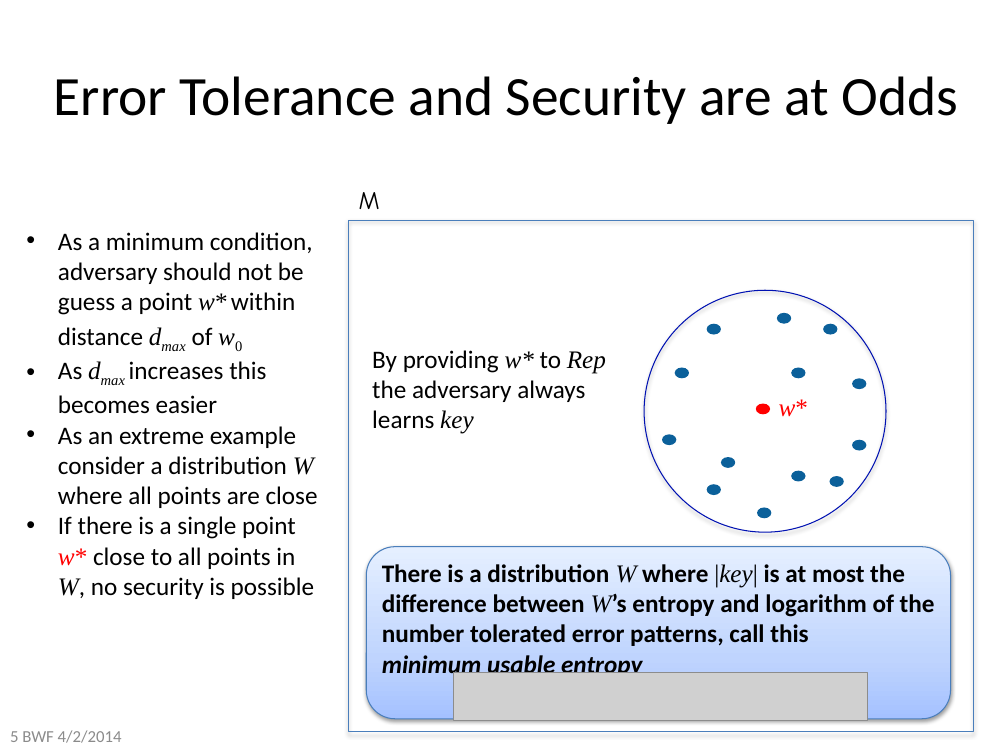
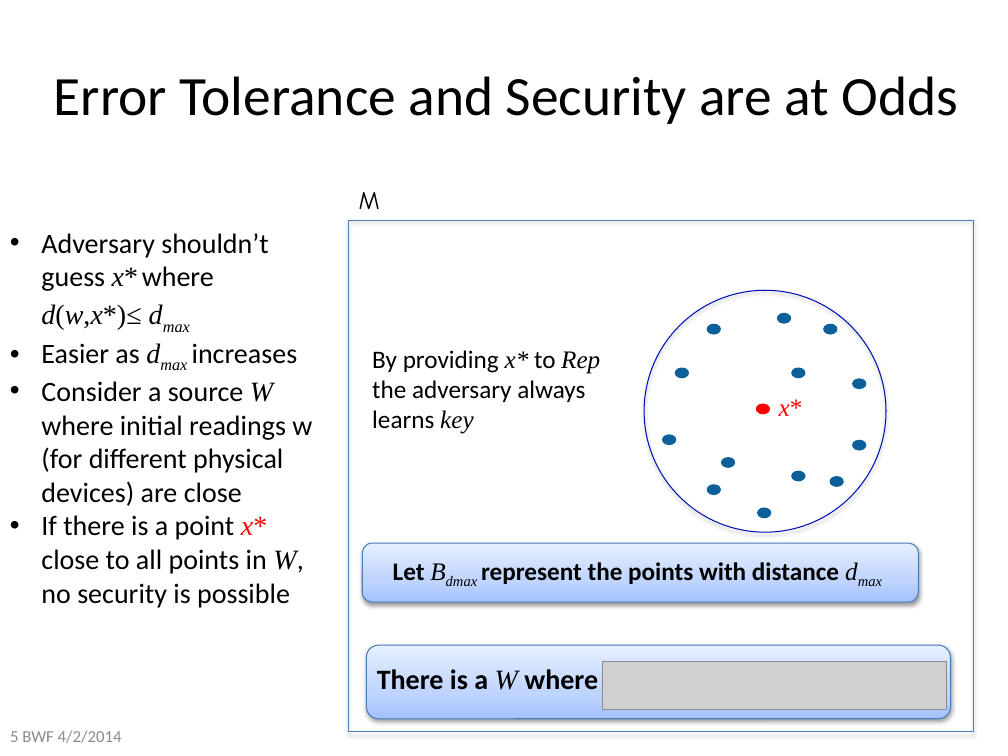
Before and after one commit to xianruimeng/comp-fuzzy-ext, a slide deck: slide 5 of constantRate/KeyDerivationWithNegativeUsable.pptx. Drawn at 1008x756 pixels with LibreOffice and Linux fonts; fonts in the diff are those of the drawing; grey boxes stand for pictures. Boxes give left, top, right and bottom in pixels: in the first picture for what was removed or moved away, otherwise in the second. Text is boxed around its words. In the diff, an @@ line names an element or a change of style, - is before the commit and + after.

```diff
--- a/constantRate/KeyDerivationWithNegativeUsable.pptx
+++ b/constantRate/KeyDerivationWithNegativeUsable.pptx
@@ text at bbox=[41, 233, 312, 608]: text changed; size 18 to 20 pt @@
-• As a minimum condition, adversary should not be guess a point w* within distance dmax of w0
-• As dmax increases this becomes easier
-• As an extreme example consider a distribution W where all points are close
-• If there is a single point w* close to all points in W, no security is possible
+• Adversary shouldn’t guess x* where
+  d(w,x*)≤ dmax
+• Easier as dmax increases
+• Consider a source W where initial readings w (for different physical devices) are close
+• If there is a point x* close to all points in W, no security is possible
@@ text at bbox=[372, 350, 600, 374]: text changed @@
-By providing w* to Rep
+By providing x* to Rep
@@ text at bbox=[779, 399, 803, 416]: text changed @@
-w*
+x*
@@ rounded rectangle added at bbox=[362, 543, 918, 602], fill gradient #A4C4FF to #BFD4FF to #E6EEFF, outline #4B7EBC 0.75 pt, 18 pt, text #000000, bold @@
+Let Bdmax represent the points with distance dmax
@@ text in rounded rectangle at bbox=[382, 564, 935, 679]: text removed @@
-There is a distribution W where |key| is at most the difference between W’s entropy and logarithm of the number tolerated error patterns, call this
-minimum usable entropy
@@ rounded rectangle: place and size @@
-rounded rectangle at bbox=[366, 546, 951, 719]
+rounded rectangle at bbox=[366, 645, 951, 719]
@@ text added at bbox=[377, 669, 598, 690], 20 pt, text #000000, bold @@
+There is a W where
@@ picture removed at bbox=[453, 672, 867, 721] @@
@@ picture added at bbox=[603, 661, 947, 710] @@
```
Also in this commit, not shown: 43 other slides changed, 5 slides added.
